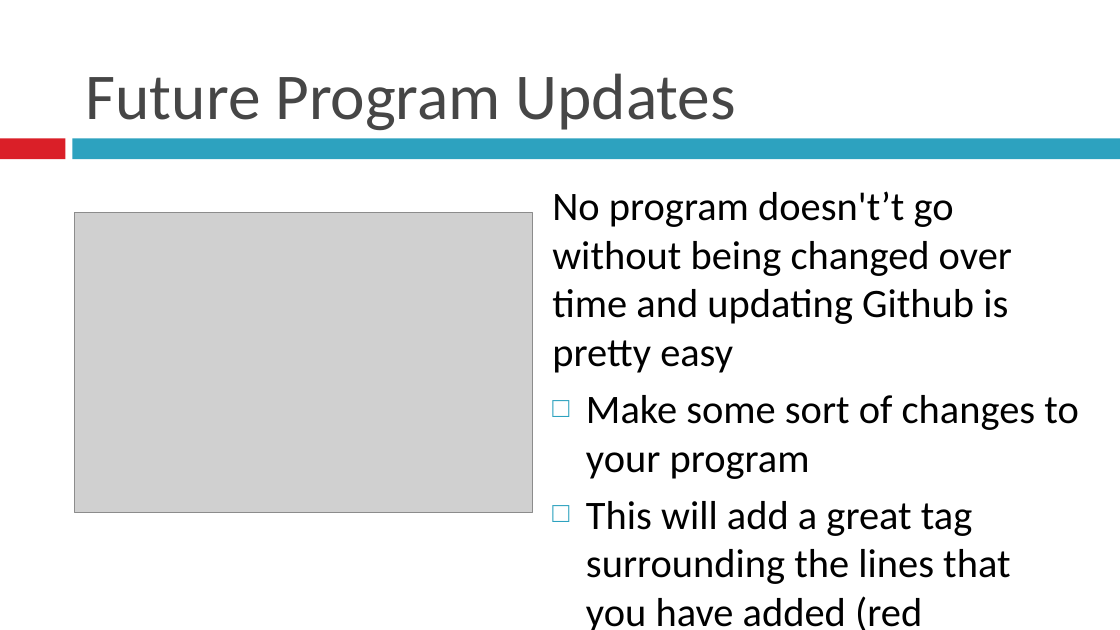
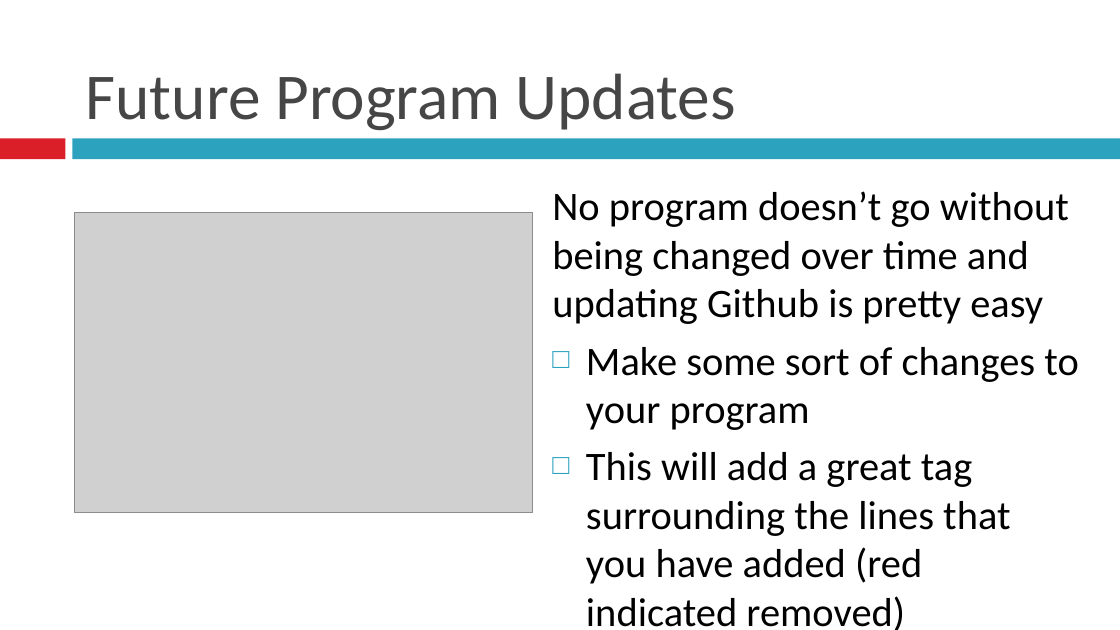
Before and after one commit to colemaas/gitTest, a slide deck: slide 13 of How to use Github with Netbeans.pptx. Drawn at 1120x630 pixels with LibreOffice and Linux fonts; fonts in the diff are those of the drawing; grey boxes stand for pictures. Boxes give left, top, right and bottom in pixels: in the first picture for what was removed or moved away, otherwise in the second. Text is boxed around its words. In the diff, an @@ line names an element or a change of style, - is before the commit and + after.

```diff
--- a/How to use Github with Netbeans.pptx
+++ b/How to use Github with Netbeans.pptx
@@ text at <box>552,191,1069,324</box>: text changed @@
-  No program doesn't’t go without being changed over time and updating Github is pretty easy
+  No program doesn’t go without being changed over time and updating Github is pretty easy
```
Also in this commit, not shown: 1 other file.
